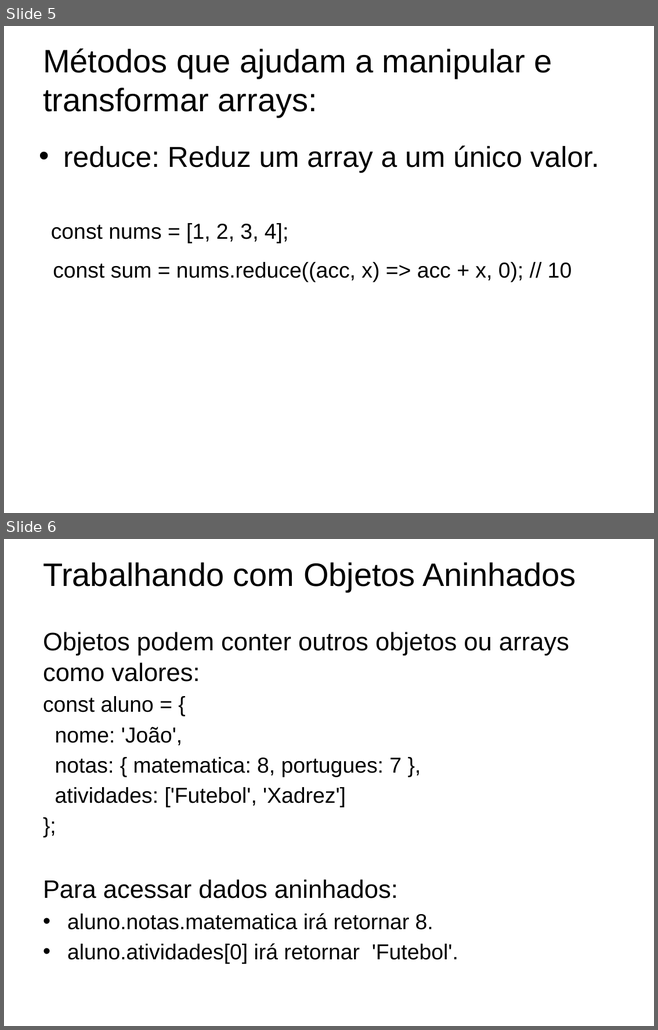
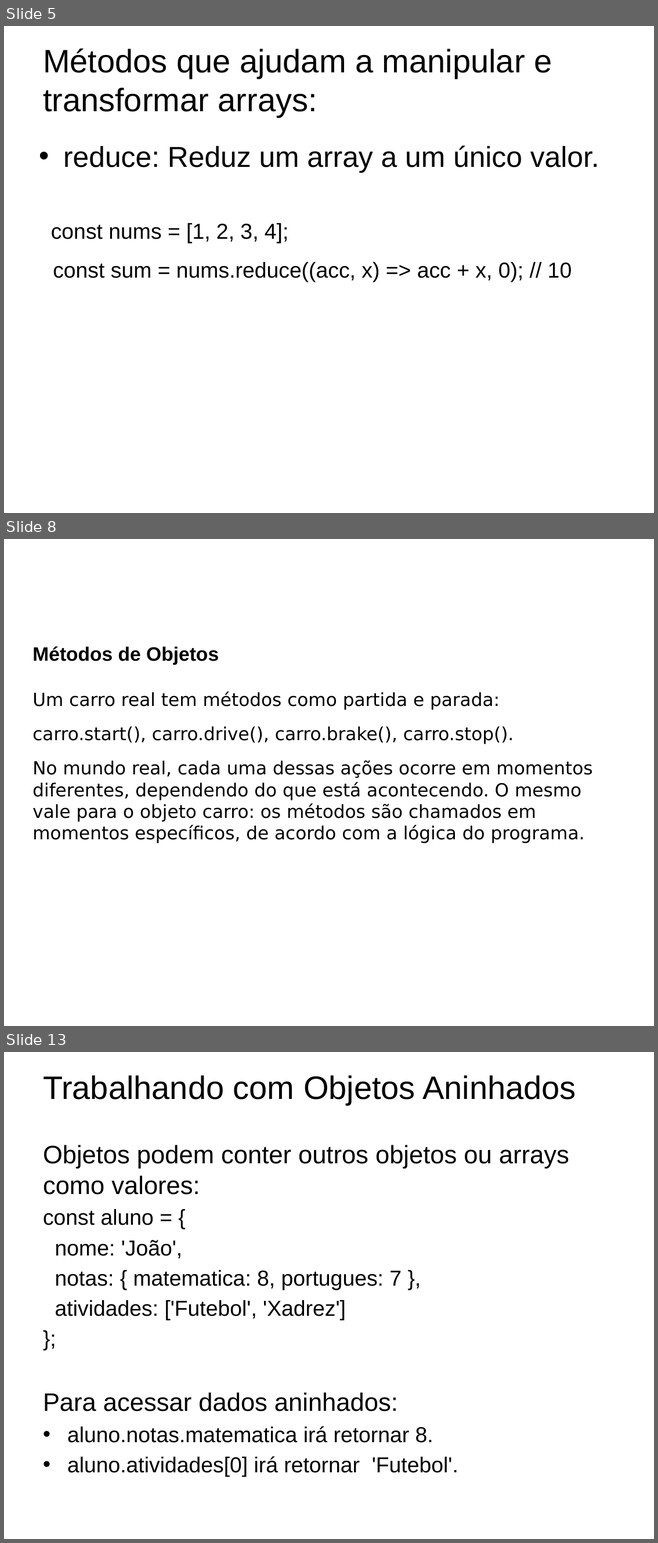
Before and after one commit to ProfessorJeanMax/Senac-Turma-5933, a slide deck: Slides/Javascript/Estruturas Dados Iteracao.pptx. Shown one above the other, each under a label of ours: slides 5 and 6 before the commit, slides 5, 8 and 13 after it; the slides between them are not shown. The pictures are 658x1030 and 658x1543 pixels, drawn with LibreOffice and Linux fonts; fonts in the diff are those of the drawing; background and template pictures are left out. Boxes give left, top, right and bottom in pixels: in the first picture for what was removed or moved away, otherwise in the second. Text is boxed around its words. In the diff, an @@ line names an element or a change of style, - is before the commit and + after.

```diff
--- a/Slides/Javascript/Estruturas Dados Iteracao.pptx
+++ b/Slides/Javascript/Estruturas Dados Iteracao.pptx
@@ slide 8 added at [4, 539, 654, 1026], background picture (left out) @@
@@ title added at [32, 646, 219, 664], 21.6 pt, text #000000, bold @@
+Métodos de Objetos
@@ text added at [32, 692, 592, 843], 20 pt, text #000000 @@
+Um carro real tem métodos como partida e parada:
+carro.start(), carro.drive(), carro.brake(), carro.stop().
+No mundo real, cada uma dessas ações ocorre em momentos diferentes, dependendo do que está acontecendo. O mesmo vale para o objeto carro: os métodos são chamados em momentos específicos, de acordo com a lógica do programa.
@@ what was slide 6 is now slide 13 @@
```
Also in this commit, not shown: 1 slide changed, 6 other slides added, 2 other files.
